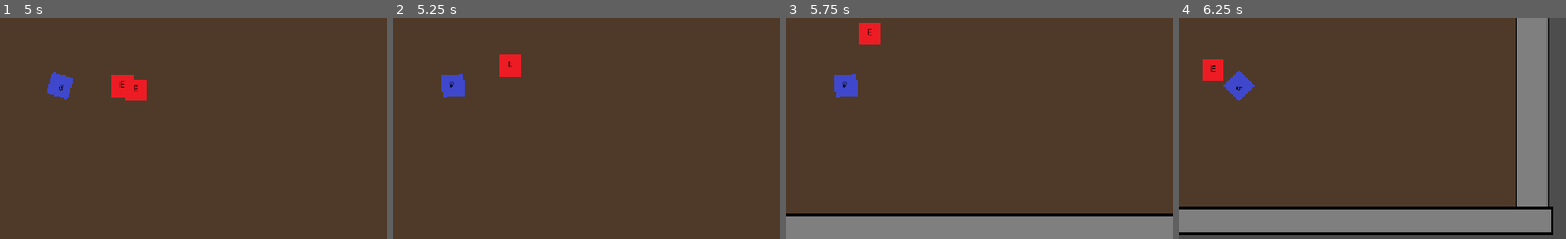
Above: before the commit, frames 1-4 (left to right).
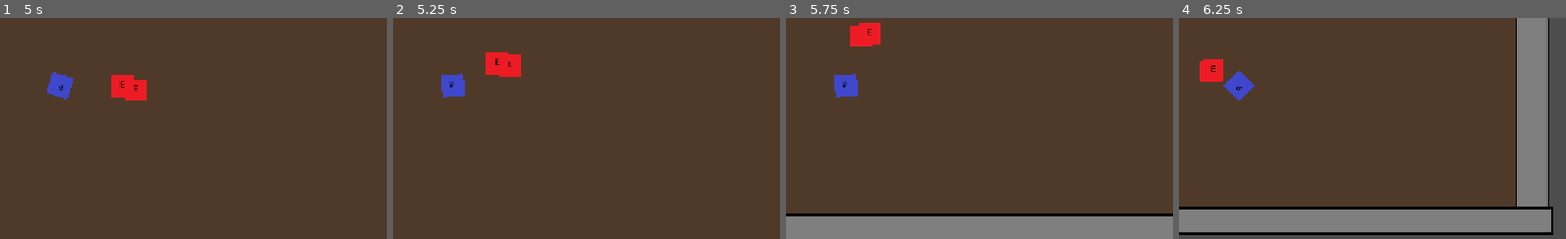
Above: after the commit, the same moments.

Repository: RJField/JazzySnazzy
Game: Godot game, scene res://src/levels/World.tscn
The game is run twice, just before and just after one commit, with the same random seed, the same clock (stepped at 60 frames per second) and the same inputs.
Inputs (mouse positions are % of the whole screen's width and height, from its top left):
- Up to frame 1 (5 s): tap Enter at 0.5 s; move the mouse to (73, 45) at 0.52 s; press the mouse at (73, 45) at 0.53 s; hold D (move_right) 0.53-1.28 s; move the mouse to (30, 55) at 1.27 s; release the mouse at (30, 55) at 1.28 s; hold S (move_down) 1.28-2.03 s; click (30, 55) at 1.35 s; move the mouse to (61, 28) at 2.02 s; press the mouse at (61, 28) at 2.03 s; hold D (move_right) 2.03-2.78 s; move the mouse to (46, 70) at 2.77 s; release the mouse at (46, 70) at 2.78 s; hold W (move_up) 2.78-3.53 s; click (46, 70) at 2.85 s; move the mouse to (81, 65) at 3.52 s; press the mouse at (81, 65) at 3.53 s; hold A (move_left) from 3.53 s (still down); move the mouse to (20, 35) at 4.27 s; release the mouse at (20, 35) at 4.28 s; click (20, 35) at 4.35 s
- Up to frame 2 (5.25 s): move the mouse to (56, 50) at 5.02 s; release A (move_left) at 5.03 s; press the mouse at (56, 50) at 5.03 s; hold S (move_down) from 5.03 s (still down)
- Up to frame 3 (5.75 s): keep holding S (move_down)
- Up to frame 4 (6.25 s): move the mouse to (36, 25) at 5.77 s; release S (move_down) at 5.78 s; release the mouse at (36, 25) at 5.78 s; hold D (move_right) from 5.78 s (still down); click (36, 25) at 5.85 s
The pictures show only the part of the screen within x 43-93%, y 35-85%; the shares and areas given below are measured in that part.

Frame 1 is identical in both runs. In frame 2, 0.4% of the frame differs, in the area x 23-30%, y 15-26%; in frame 3, 0.2%; in frame 4, less than 0.1%.

Commit message:
Continued more implementation of hitboxes and hurtboxes. Fixed layer and masking issues on collisions. We now have body collisions for player and enemy, and hitbox/hurtbox collisison for weapons/damage etc.

Diff:
--- a/src/entities/components/HitboxComponent.gd
+++ b/src/entities/components/HitboxComponent.gd
@@ -4,15 +4,41 @@
 signal body_hit_entered
 
 @export var damage_amount : float = 10.0
+@export var collision_cooldown : float = 0.0
+
+var overlapping_areas: Array[Area2D] = []
+var last_hit_times: Dictionary = {}
 
 func _ready() -> void:
     area_entered.connect(_on_area_entered)
+    area_exited.connect(_on_area_exited)
     body_entered.connect(_on_body_entered)
 
+#when an overlap is detected, add the overlapping object/area to the array tracking currently overlapping areas.
 func _on_area_entered(area: Area2D) -> void:
     if area.has_method("damage"):
-        area.damage(damage_amount)
-        hit_confirmed.emit()
+        overlapping_areas.append(area)
+        print("Added area / parent", area, area.get_parent().name)
+        if not area.tree_exiting.is_connected(_on_tracked_area_freed):
+            area.tree_exiting.connect(_on_tracked_area_freed.bind(area))
 
+#when an overlap is not longer occuring, remove the previously overlapping area from the array
+func _on_area_exited(area: Area2D) -> void:
+    overlapping_areas.erase(area)
+
+#when you hit a wall/object
 func _on_body_entered(body: Node2D) -> void:
     body_hit_entered.emit()
+
+func _physics_process(delta: float) -> void:
+    var now := Time.get_ticks_msec()
+    for area in overlapping_areas:
+        var last_hit = last_hit_times.get(area, -INF)
+        if now - last_hit >= collision_cooldown * 1000:
+            area.damage(damage_amount)
+            hit_confirmed.emit()
+            last_hit_times[area] = now
+
+func _on_tracked_area_freed(area: Area2D) -> void:
+    overlapping_areas.erase(area)
+    last_hit_times.erase(area)
--- a/src/entities/components/HitboxComponent.tscn
+++ b/src/entities/components/HitboxComponent.tscn
@@ -6,6 +6,8 @@
 size = Vector2(10, 10)
 
 [node name="HitboxComponent" type="Area2D" unique_id=390258389]
+collision_layer = 0
+collision_mask = 0
 script = ExtResource("1_sdgr0")
 
 [node name="CollisionShape2D" type="CollisionShape2D" parent="." unique_id=633812111]
--- a/src/entities/enemies/BaseEnemy.tscn
+++ b/src/entities/enemies/BaseEnemy.tscn
@@ -10,7 +10,7 @@
 size = Vector2(30, 30)
 
 [node name="BaseEnemy" type="CharacterBody2D" unique_id=1478121783]
-collision_layer = 8
+collision_layer = 2
 motion_mode = 1
 script = ExtResource("1_wvikt")
 
@@ -24,5 +24,8 @@
 [node name="HealthComponent" parent="." unique_id=1421218207 instance=ExtResource("4_xesd5")]
 
 [node name="HurtboxComponent" parent="." unique_id=1803605233 instance=ExtResource("4_wmsxn")]
+collision_layer = 16
+collision_mask = 0
 
 [node name="HitboxComponent" parent="." unique_id=390258389 instance=ExtResource("3_3opad")]
+collision_mask = 8
--- a/src/entities/player/Player.tscn
+++ b/src/entities/player/Player.tscn
@@ -2,18 +2,18 @@
 
 [ext_resource type="Script" uid="uid://bd05flul2gjli" path="res://src/entities/player/Player.gd" id="1_5ow34"]
 [ext_resource type="Texture2D" uid="uid://couomoqhgtprs" path="res://assets/placeholder/sprites/placeholders/player.png" id="1_vna0p"]
-[ext_resource type="Script" uid="uid://e53i87oeenmv" path="res://src/entities/components/HitboxComponent.gd" id="2_awdo7"]
 [ext_resource type="PackedScene" uid="uid://wr5a544fxf2n" path="res://src/weapons/Bullet.tscn" id="2_lvau8"]
 [ext_resource type="PackedScene" uid="uid://cojkk48pi8e2o" path="res://src/entities/components/HealthComponent.tscn" id="2_vna0p"]
-
-[sub_resource type="RectangleShape2D" id="RectangleShape2D_vna0p"]
-size = Vector2(32, 32)
+[ext_resource type="PackedScene" uid="uid://c5wf8h1swolui" path="res://src/entities/components/HurtboxComponent.tscn" id="5_lvau8"]
 
 [sub_resource type="RectangleShape2D" id="RectangleShape2D_s6s2l"]
 size = Vector2(32, 32)
 
+[sub_resource type="RectangleShape2D" id="RectangleShape2D_gc66i"]
+size = Vector2(32, 32)
+
 [node name="Player" type="CharacterBody2D" unique_id=151813150 groups=["player"]]
-collision_layer = 512
+collision_layer = 2
 script = ExtResource("1_5ow34")
 bullet_scene = ExtResource("2_lvau8")
 
@@ -22,18 +22,19 @@
 
 [node name="HealthComponent" parent="." unique_id=1421218207 instance=ExtResource("2_vna0p")]
 
-[node name="HitboxComponent" type="Area2D" parent="." unique_id=1582711779]
-collision_layer = 0
-collision_mask = 4
-script = ExtResource("2_awdo7")
-metadata/_custom_type_script = "uid://e53i87oeenmv"
-
-[node name="CollisionShape2D" type="CollisionShape2D" parent="HitboxComponent" unique_id=226519466]
-shape = SubResource("RectangleShape2D_vna0p")
-
 [node name="Camera2D" type="Camera2D" parent="." unique_id=1203826617]
 
 [node name="CollisionShape2D" type="CollisionShape2D" parent="." unique_id=1755938680]
 shape = SubResource("RectangleShape2D_s6s2l")
 
 [node name="WeaponPivot" type="Marker2D" parent="." unique_id=1829202359]
+
+[node name="HurtboxComponent" parent="." unique_id=1803605233 instance=ExtResource("5_lvau8")]
+position = Vector2(92.35871, 173.87947)
+collision_layer = 8
+collision_mask = 0
+
+[node name="CollisionShape2D" parent="HurtboxComponent" index="0" unique_id=2016396918]
+shape = SubResource("RectangleShape2D_gc66i")
+
+[editable path="HurtboxComponent"]
--- a/src/levels/Room.tscn
+++ b/src/levels/Room.tscn
@@ -33,7 +33,7 @@
 
 [node name="StaticBody2D" type="StaticBody2D" parent="Walls" unique_id=522834711]
 position = Vector2(-417, -216)
-collision_mask = 5
+collision_mask = 0
 
 [node name="LeftWall" type="CollisionShape2D" parent="Walls/StaticBody2D" unique_id=813030665]
 position = Vector2(-102, 209)
--- a/src/weapons/Bullet.tscn
+++ b/src/weapons/Bullet.tscn
@@ -3,6 +3,9 @@
 [ext_resource type="Script" uid="uid://cfclvrhruvm86" path="res://src/weapons/Bullet.gd" id="1_6r84r"]
 [ext_resource type="Texture2D" uid="uid://brbm7ty4s51eo" path="res://assets/placeholder/sprites/placeholders/bullet.png" id="2_j3c6t"]
 [ext_resource type="PackedScene" uid="uid://denhi372r8xpk" path="res://src/entities/components/HitboxComponent.tscn" id="3_s6s2l"]
+
+[sub_resource type="RectangleShape2D" id="RectangleShape2D_s6s2l"]
+size = Vector2(8, 8)
 
 [node name="Bullet" type="Area2D" unique_id=1344180479]
 collision_layer = 4
@@ -13,3 +16,10 @@
 texture = ExtResource("2_j3c6t")
 
 [node name="HitboxComponent" parent="." unique_id=390258389 instance=ExtResource("3_s6s2l")]
+collision_layer = 4
+collision_mask = 17
+
+[node name="CollisionShape2D" parent="HitboxComponent" index="0" unique_id=633812111]
+shape = SubResource("RectangleShape2D_s6s2l")
+
+[editable path="HitboxComponent"]
